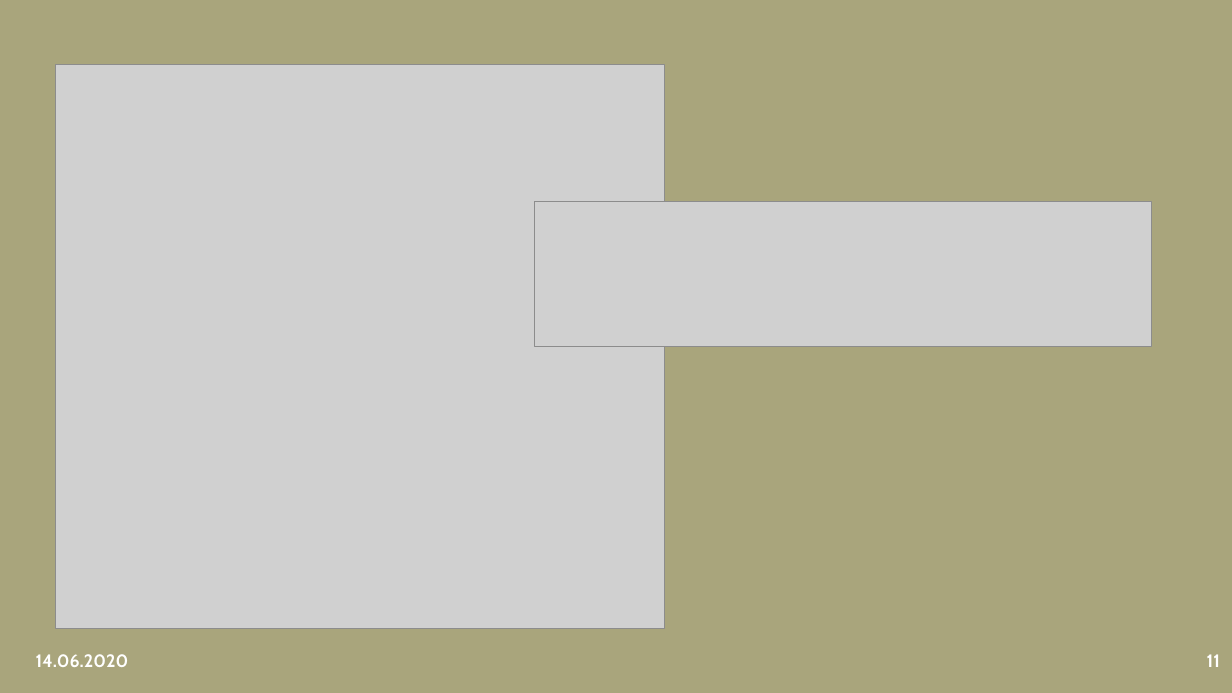
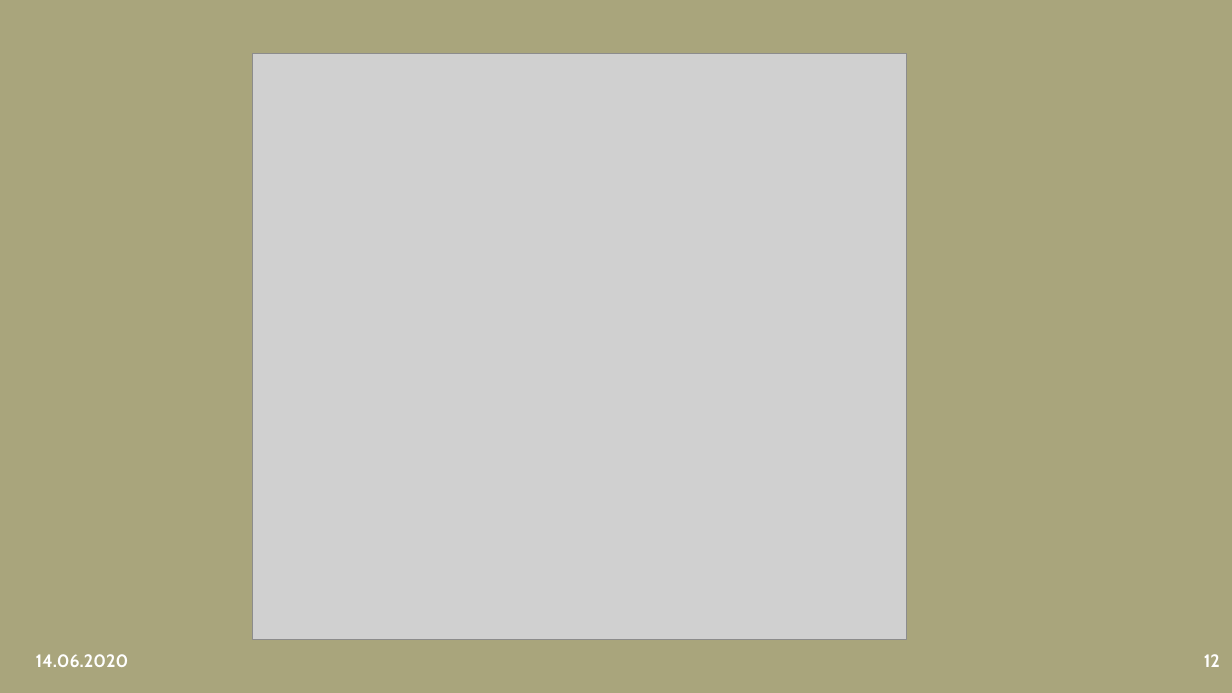
Before and after one commit to fh-erfurt/RentATool, a slide deck: slide 12 of share/presentations/Java 2/RentATool_15.06.20.pptx (slide 11 before the commit). Drawn at 1232x693 pixels with LibreOffice and Linux fonts; fonts in the diff are those of the drawing; grey boxes stand for pictures. Boxes give left, top, right and bottom in pixels: in the first picture for what was removed or moved away, otherwise in the second. Text is boxed around its words. In the diff, an @@ line names an element or a change of style, - is before the commit and + after.

```diff
--- a/share/presentations/Java 2/RentATool_15.06.20.pptx
+++ b/share/presentations/Java 2/RentATool_15.06.20.pptx
@@ picture resized from (x1=55, y1=65, x2=664, y2=629) to (x1=252, y1=54, x2=907, y2=640) @@
@@ picture removed at (x1=535, y1=201, x2=1153, y2=347) @@
@@ page number at (x1=1204, y1=654, x2=1220, y2=667): text changed @@
-11
+12
```
Also in this commit, not shown: 2 other slides changed.
